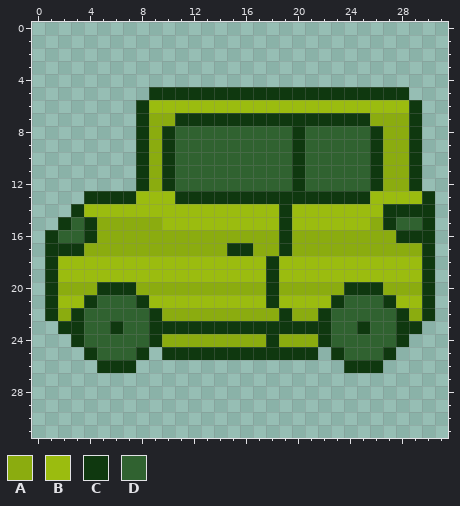
File history of a pixel-art sprite, Frogger/assets/car.png. The picture above is the old version.
The file is 32x32 pixels.
Palette (. is transparent): A #8bac0f  B #9bbc0f  C #0f380f  D #306230
Pixels before, first column x 1:
 5 ........CCCCCCCCCCCCCCCCCCCC..
 6 .......CBBBBBBBBBBBBBBBBBBBBC.
 7 .......CAACCCCCCCCCCCCCCCAAAC.
 8 .......CACDDDDDDDDDCDDDDDCAAC.
 9 .......CACDDDDDDDDDCDDDDDCAAC.
10 .......CACDDDDDDDDDCDDDDDCAAC.
11 .......CACDDDDDDDDDCDDDDDCAAC.
12 .......CACDDDDDDDDDCDDDDDCAAC.
13 ...CCCCBBBCCCCCCCCCCCCCCCBBBBC
14 ..CBBBBBBBBBBBBBBBCBBBBBBBCCCC
15 .CDCAAAAABBBBBBBBBCBBBBBBACDDC
16 CDDCAAAAAAAAAAAAAACAAAAAAAACCC
17 CCCAAAAAAAAAAACCAACAAAAAAAAAAC
18 CBBBBBBBBBBBBBBBBCBBBBBBBBBBBC
19 CBBBBBBBBBBBBBBBBCBBBBBBBBBBBC
20 CAAACCCAAAAAAAAAACAAAAACCCAAAC
21 CBBCDDDCBBBBBBBBBCBBBBCDDDCBBC
22 CACDDDDDCAAAAAAAAACAACDDDDDCAC
23 .CCDDCDDCCCCCCCCCCCCCCDDCDDCC.
24 ..CDDDDDCAAAAAAAACAAACDDDDDC..
25 ...CDDDC.CCCCCCCCCCCC.CDDDC...
26 ....CCC................CCC....
Now the later version:
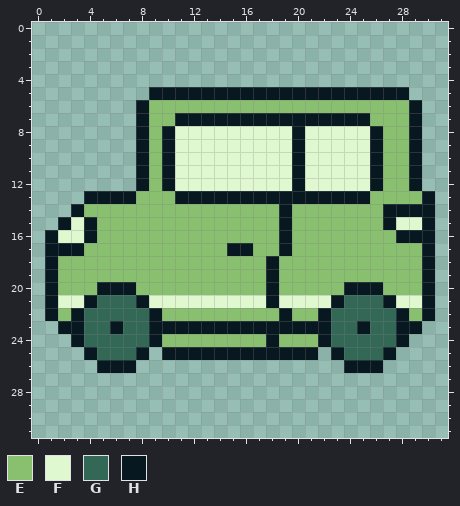
Colours new in this view: E #88c070  F #e0f8d0  G #346856  H #081820
The exact change:
Changed rows in their new state; - is an unchanged pixel.
first column x 1:
 5 --------HHHHHHHHHHHHHHHHHHHH--
 6 -------HEEEEEEEEEEEEEEEEEEEEH-
 7 -------HEEHHHHHHHHHHHHHHHEEEH-
 8 -------HEHFFFFFFFFFHFFFFFHEEH-
 9 -------HEHFFFFFFFFFHFFFFFHEEH-
10 -------HEHFFFFFFFFFHFFFFFHEEH-
11 -------HEHFFFFFFFFFHFFFFFHEEH-
12 -------HEHFFFFFFFFFHFFFFFHEEH-
13 ---HHHHEEEHHHHHHHHHHHHHHHEEEEH
14 --HEEEEEEEEEEEEEEEHEEEEEEEHHHH
15 -HFHEEEEEEEEEEEEEEHEEEEEEEHFFH
16 HFFHEEEEEEEEEEEEEEHEEEEEEEEHHH
17 HHHEEEEEEEEEEEHHEEHEEEEEEEEEEH
18 HEEEEEEEEEEEEEEEEHEEEEEEEEEEEH
19 HEEEEEEEEEEEEEEEEHEEEEEEEEEEEH
20 HEEEHHHEEEEEEEEEEHEEEEEHHHEEEH
21 HFFHGGGHFFFFFFFFFHFFFFHGGGHFFH
22 HEHGGGGGHEEEEEEEEEHEEHGGGGGHEH
23 -HHGGHGGHHHHHHHHHHHHHHGGHGGHH-
24 --HGGGGGHEEEEEEEEHEEEHGGGGGH--
25 ---HGGGH-HHHHHHHHHHHH-HGGGH---
26 ----HHH----------------HHH----
Changed places in both pictures, as pixel boxes (x1, y1, x2, y2):
changed: (45, 87, 435, 373)
